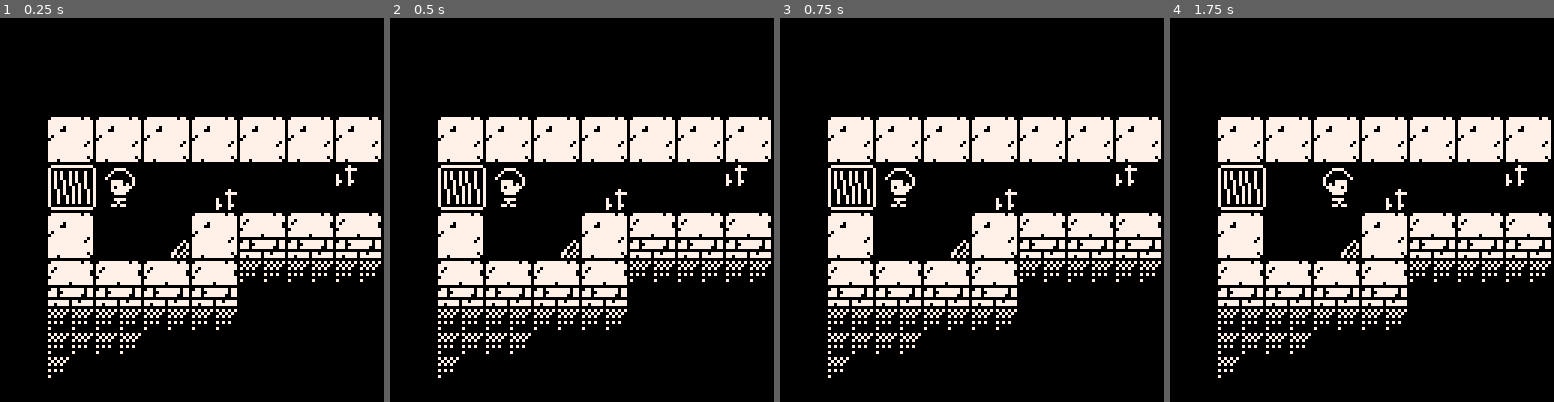
Above: before the commit, frames 1-4 (left to right).
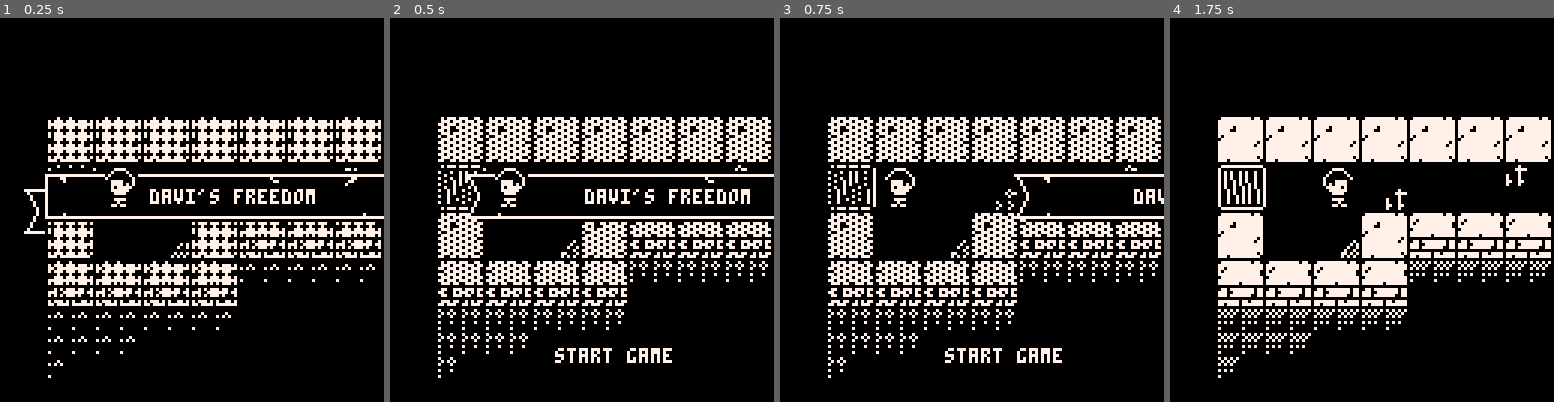
Above: after the commit, the same moments.

Repository: lucasmncastro/davis-puzzle
Game: PICO-8 cartridge davi.p8
Two runs of this game, one before a commit and one after it. Both use one fixed random seed, a clock stepped at 60 frames per second and the inputs below.
Inputs:
- Up to frame 1 (0.25 s): no input
- Up to frame 2 (0.5 s): tap X (X key) at 0.33 s
- Up to frame 3 (0.75 s): no input
- Up to frame 4 (1.75 s): tap X (X key) at 1.07 s; hold Right from 1.6 s (still down)

The runs differ from the first frame. In frame 1, 9.8% of the frame differs, in the area x 6-100%, y 25-93%; in frame 2, 8.4%; in frame 3, 7.1%; in frame 4, nothing differs.

Commit message:
Added the game cover with start game

Diff:
--- a/davi.p8
+++ b/davi.p8
@@ -11,7 +11,7 @@
 -- x mudar de nivel ao passar na porta
 -- x 10 niveis simples
 -- x restart level (x)
--- - abertura
+-- x abertura
 -- - animacoes
 -- -  - movimentacao
 -- -  - transicao
@@ -22,6 +22,8 @@
 palt(1,true)
 
 function _init()
+ state=0
+
  p={
  	x=0,
  	y=0,
@@ -29,7 +31,8 @@
  	s=66
  }
  tcancel=0
-
+ tcover=0
+ tcover_out=0
  levels={
   -- intro
  	{
@@ -206,6 +209,31 @@
 end
 
 function _update()
+ if state==0 then
+  update_cover()
+ end
+ if state==1 then
+  update_game()
+ end
+end
+
+function update_cover()
+ tcover+=0.125
+ if tcover%2==0 then
+  toggle_cover=not toggle_cover
+ end
+ if tcover_out>0 then
+  tcover_out+=1
+ end
+ if btnp(❎) and tcover_out<1 then
+  tcover_out=1
+ end
+ if tcover_out>20 then
+  state=1
+ end
+end
+
+function update_game()
  local x=p.x
  local y=p.y
  local step=16
@@ -338,6 +366,47 @@
 end
 
 function _draw()
+ draw_game()
+ if state==0 then
+ 	draw_cover()
+ end
+end
+
+function draw_cover()
+ if toggle_cover then
+  fillp(░)
+ else
+  fillp(◆)
+ end
+ rectfill(0,0,128,128,0)
+ fillp()
+
+ if toggle_cover then
+  print("start game",55,110,7)
+ end
+
+ local y0=52
+ local x0=0+tcover_out^1.7
+ rectfill(x0+14,y0-1,128,y0+15,0)
+ rect(x0+15,y0,128,y0+14,7)
+ print("davi's freedom",x0+50,y0+5,7)
+ pset(x0+20,y0+1)
+ pset(x0+21,y0+1)
+ pset(x0+21,y0+2)
+ pset(x0+21,y0+13)
+ pset(x0+100+21,y0+13)
+ line(x0+90,y0+1,x0+92,y0+2)
+ line(x0+115,y0+3,x0+118,y0)
+ line(x0+115,y0+3,x0+119,y0)
+ if (tcover_out>2) then
+  spr(96,x0+1,y0,2,2)
+ else
+  spr(96,x0+-1,y0+5,2,2)
+ end
+ spr(66,32,48,2,2)
+end
+
+function draw_game()
  cls()
  map()
 
@@ -474,22 +543,22 @@
 00080007000000001111000700011111000000000000000000000000000000000000000000000000000000000000000000000000000000000000000000000000
 00808770770000001111077077011111000000000000000000000000000000000000000000000000000000000000000000000000000000000000000000000000
 00000000000000001111000000011111000000000000000000000000000000000000000000000000000000000000000000000000000000000000000000000000
-00000000000000000000000000000000000000000000000000000000000000000000000000000000000000000000000000000000000000000000000000000000
-00000000000000000000000000000000000000000000000000000000000000000000000000000000000000000000000000000000000000000000000000000000
-00000000000000000000000000000000000000000000000000000000000000000000000000000000000000000000000000000000000000000000000000000000
-00000000000000000000000000000000000000000000000000000000000000000000000000000000000000000000000000000000000000000000000000000000
-00000000000000000000000000000000000000000000000000000000000000000000000000000000000000000000000000000000000000000000000000000000
-00000000000000000000000000000000000000000000000000000000000000000000000000000000000000000000000000000000000000000000000000000000
-00000000000000000000000000000000000000000000000000000000000000000000000000000000000000000000000000000000000000000000000000000000
-00000000000000000000000000000000000000000000000000000000000000000000000000000000000000000000000000000000000000000000000000000000
-00000000000000000000000000000000000000000000000000000000000000000000000000000000000000000000000000000000000000000000000000000000
-00000000000000000000000000000000000000000000000000000000000000000000000000000000000000000000000000000000000000000000000000000000
-00000000000000000000000000000000000000000000000000000000000000000000000000000000000000000000000000000000000000000000000000000000
-00000000000000000000000000000000000000000000000000000000000000000000000000000000000000000000000000000000000000000000000000000000
-00000000000000000000000000000000000000000000000000000000000000000000000000000000000000000000000000000000000000000000000000000000
-00000000000000000000000000000000000000000000000000000000000000000000000000000000000000000000000000000000000000000000000000000000
-00000000000000000000000000000000000000000000000000000000000000000000000000000000000000000000000000000000000000000000000000000000
-00000000000000000000000000000000000000000000000000000000000000000000000000000000000000000000000000000000000000000000000000000000
+11111111177777770000000000000000000000000000000000000000000000000000000000000000000000000000000000000000000000000000000000000000
+11111111117000000000000000000000000000000000000000000000000000000000000000000000000000000000000000000000000000000000000000000000
+11111111111700000000000000000000000000000000000000000000000000000000000000000000000000000000000000000000000000000000000000000000
+11111111111700000000000000000000000000000000000000000000000000000000000000000000000000000000000000000000000000000000000000000000
+11111111111170000000000000000000000000000000000000000000000000000000000000000000000000000000000000000000000000000000000000000000
+11111111111170000000000000000000000000000000000000000000000000000000000000000000000000000000000000000000000000000000000000000000
+11111111111117000000000000000000000000000000000000000000000000000000000000000000000000000000000000000000000000000000000000000000
+11111111111117000000000000000000000000000000000000000000000000000000000000000000000000000000000000000000000000000000000000000000
+11111111111117000000000000000000000000000000000000000000000000000000000000000000000000000000000000000000000000000000000000000000
+11111111111170000000000000000000000000000000000000000000000000000000000000000000000000000000000000000000000000000000000000000000
+11111111111170000000000000000000000000000000000000000000000000000000000000000000000000000000000000000000000000000000000000000000
+11111111111700000000000000000000000000000000000000000000000000000000000000000000000000000000000000000000000000000000000000000000
+11111111111700000000000000000000000000000000000000000000000000000000000000000000000000000000000000000000000000000000000000000000
+11111111117000000000000000000000000000000000000000000000000000000000000000000000000000000000000000000000000000000000000000000000
+11111111177777770000000000000000000000000000000000000000000000000000000000000000000000000000000000000000000000000000000000000000
+11111111111111110000000000000000000000000000000000000000000000000000000000000000000000000000000000000000000000000000000000000000
 00000000000000000000000000000000000000000000000000000000000000000000000000000000000000000000000000000000000000000000000000000000
 00000000000010201020102000000000000000000000000000000000000000000000000000000000001020102010200000000000000000506010205060102000
 00000000000000000000000000000000000000000000000000000000000000000000000000000000000000000000000000000000000000000000000000000000
Not shown, changed: the thumbnail (__label__) section of davi.p8
